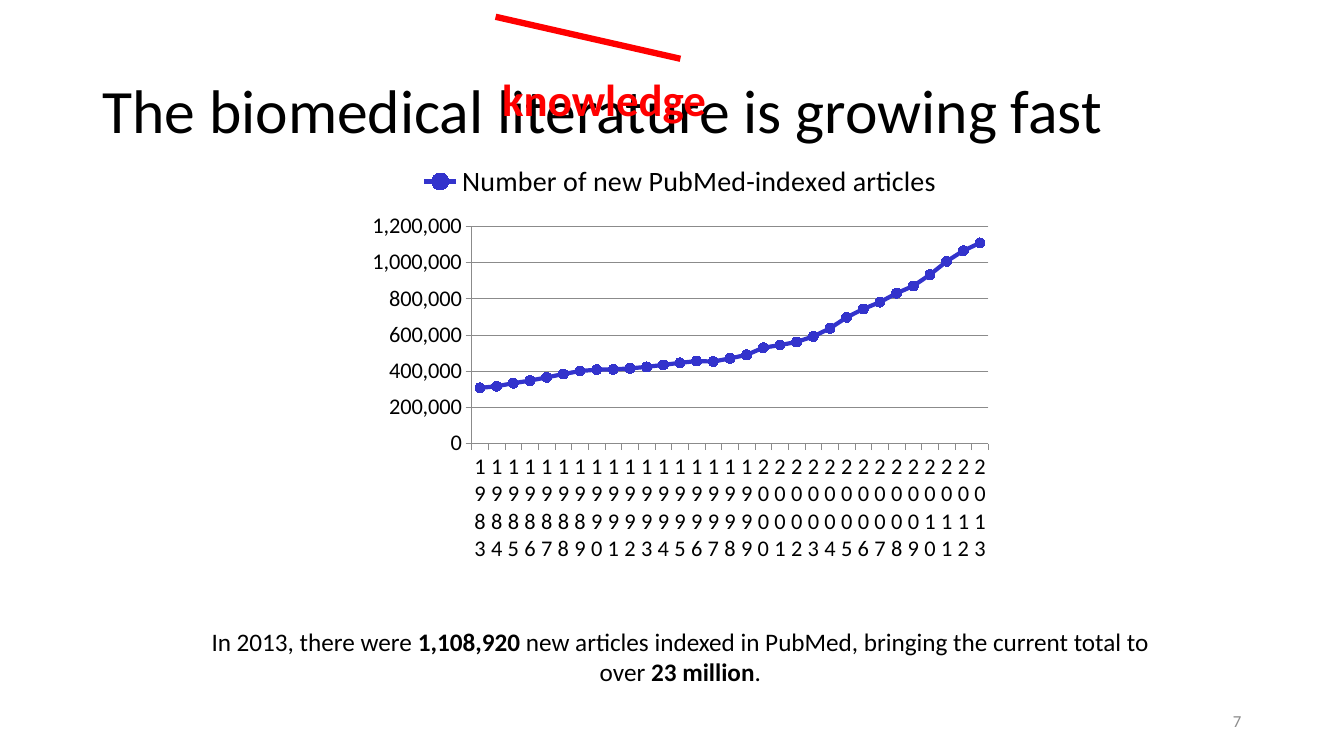
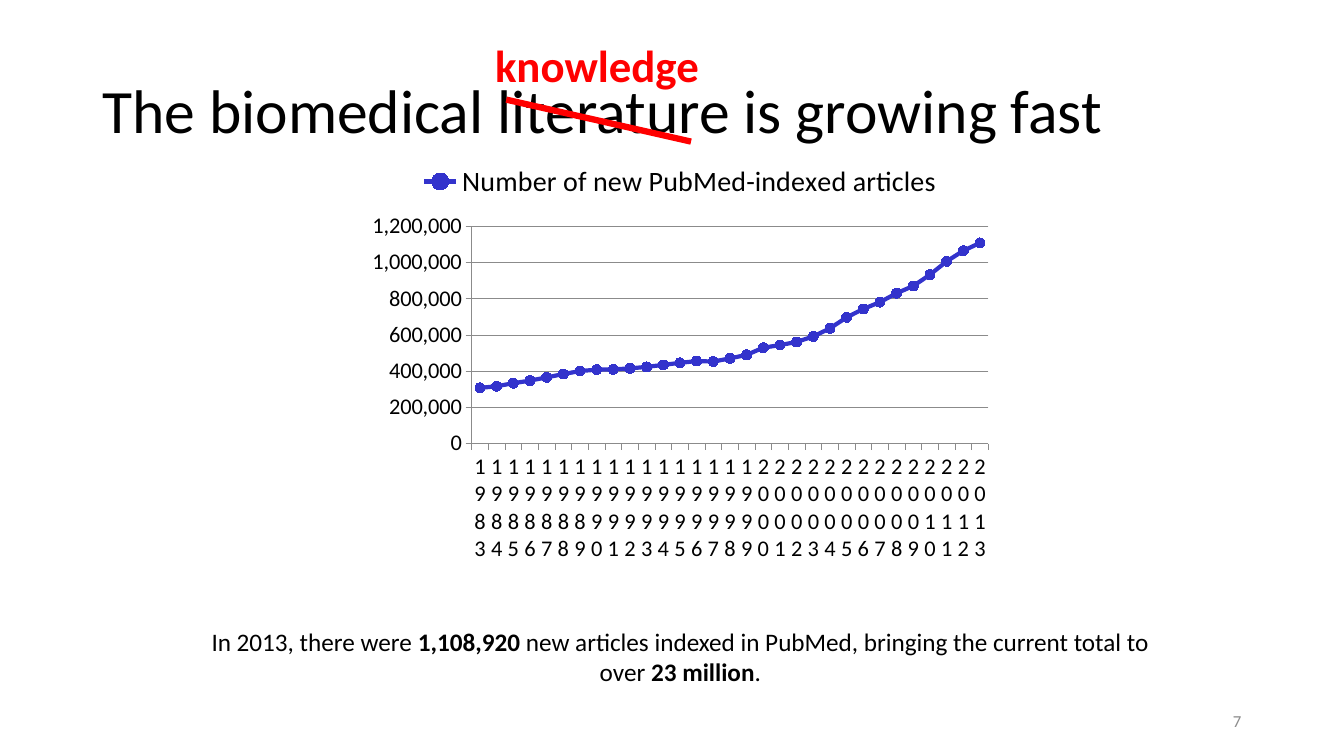
Before and after one commit to Network-of-BioThings/nob-hq, a slide deck: slide 7 of media/nob-intro-stanford-hackathon.pptx. Drawn at 1344x756 pixels with LibreOffice and Linux fonts; fonts in the diff are those of the drawing. Boxes give left, top, right and bottom in pixels: in the first picture for what was removed or moved away, otherwise in the second. Text is boxed around its words. In the diff, an @@ line names an element or a change of style, - is before the commit and + after.

```diff
--- a/media/nob-intro-stanford-hackathon.pptx
+++ b/media/nob-intro-stanford-hackathon.pptx
@@ text "knowledge" moved from (x1=502, y1=84, x2=706, y2=128) to (x1=495, y1=50, x2=699, y2=93) @@
@@ line moved from (496, 17) - (681, 58) to (506, 100) - (692, 141) @@
```
Also in this commit, not shown: 2 other slides changed.
